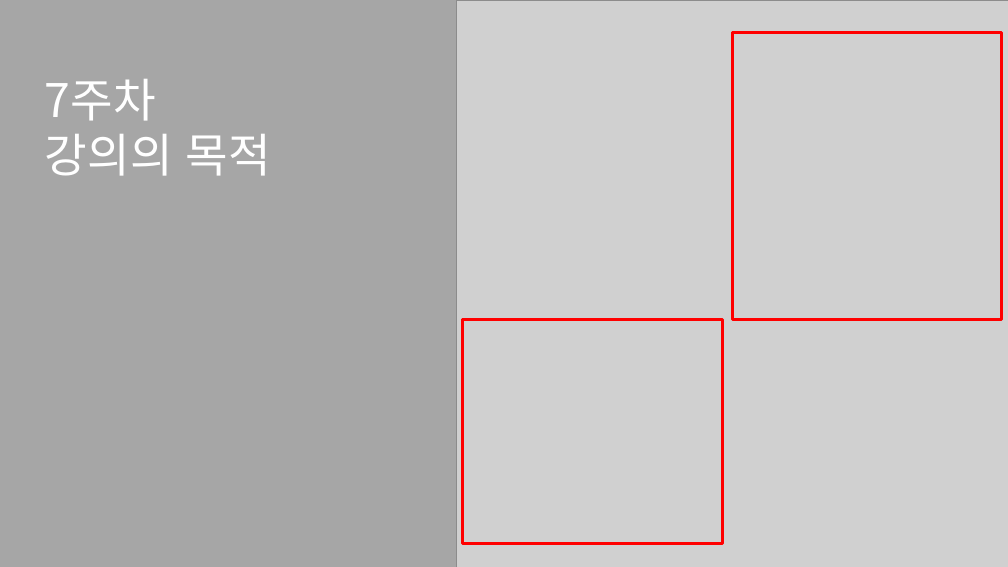
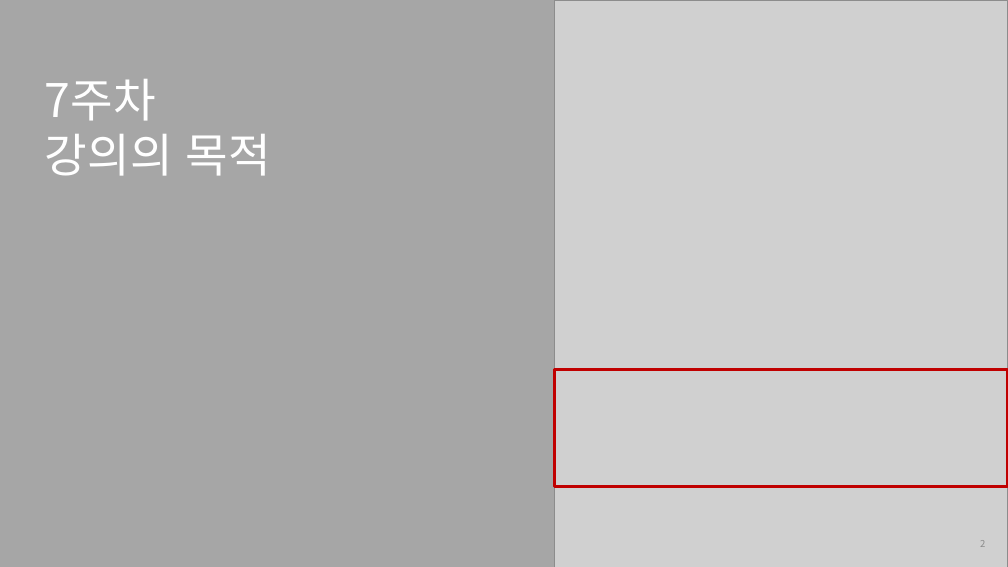
Before and after one commit to cheonbi/TimeSeriesAnalysis, a slide deck: slide 2 of [FastCampus] 7주차_강의자료_김경원박사.pptx. Drawn at 1008x567 pixels with LibreOffice and Linux fonts; fonts in the diff are those of the drawing; grey boxes stand for pictures; background and template pictures are left out. Boxes give left, top, right and bottom in pixels: in the first picture for what was removed or moved away, otherwise in the second. Text is boxed around its words. In the diff, an @@ line names an element or a change of style, - is before the commit and + after.

```diff
--- a/[FastCampus] 7주차_강의자료_김경원박사.pptx
+++ b/[FastCampus] 7주차_강의자료_김경원박사.pptx
@@ picture: place and size @@
-picture at [457, 0, 1008, 567]
+picture at [555, 0, 1007, 567]
@@ rectangle removed at [733, 33, 1001, 319] @@
@@ rectangle removed at [462, 319, 723, 543] @@
@@ rectangle added at [555, 369, 1007, 486], outline #C00000 3 pt @@
@@ page number added at [980, 540, 985, 547], 9 pt, text #8C8C8C @@
+2
```
Also in this commit, not shown: 6 other slides changed, 1 slide added, 17 slides removed, 18 other files.
